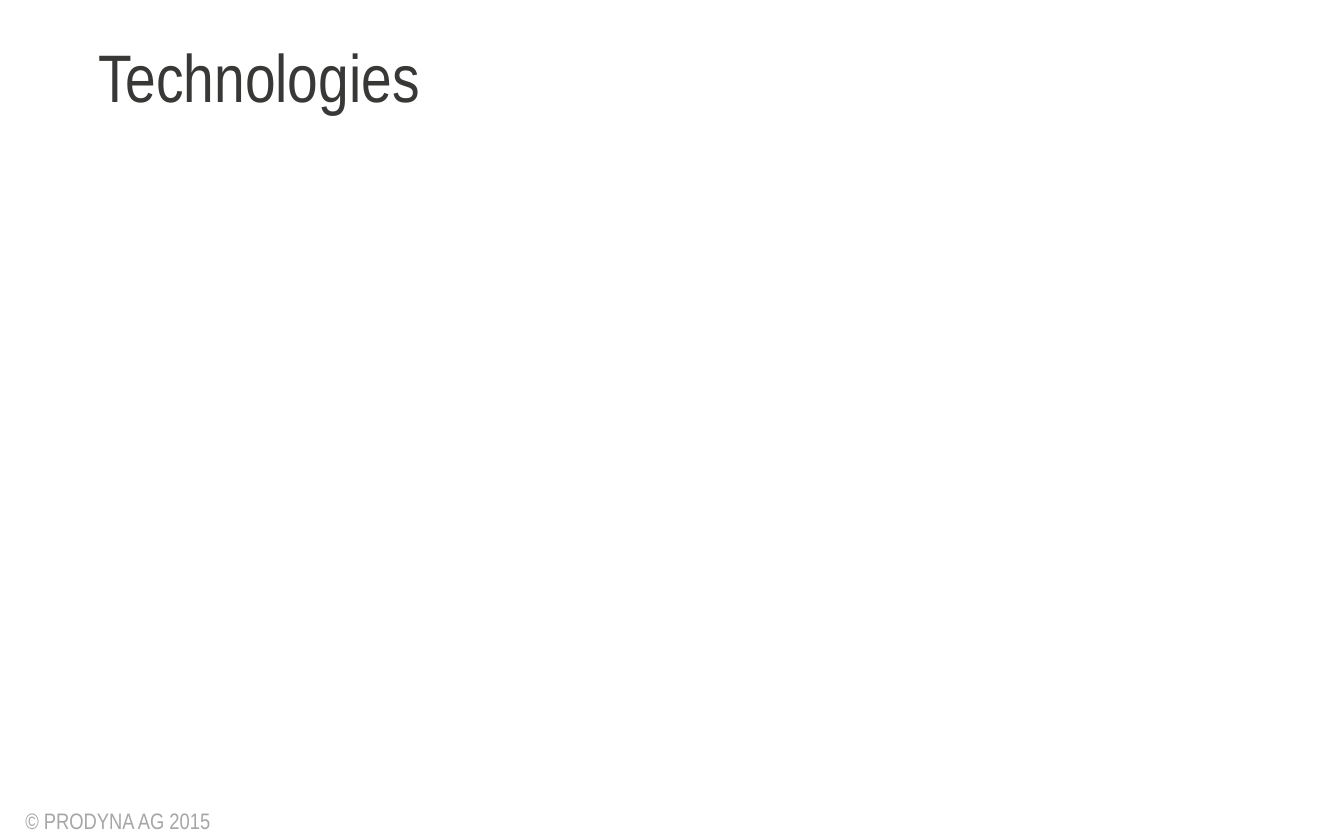
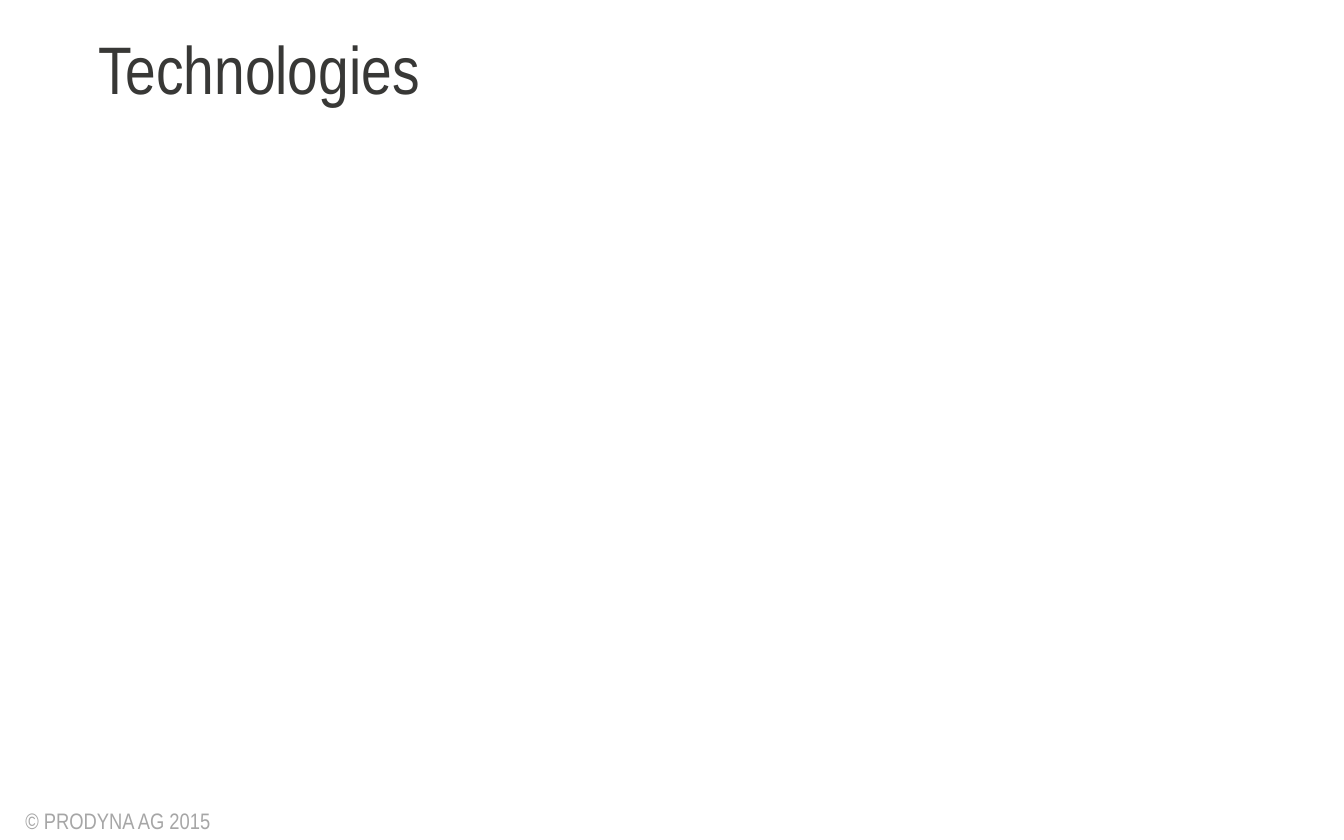
Before and after one commit to BGligorijevic/pac-slides, a slide deck: slide 6 of PAC-presentation.pptx. Drawn at 1344x840 pixels with LibreOffice and Linux fonts; fonts in the diff are those of the drawing; background and template pictures are left out. Boxes give left, top, right and bottom in pixels: in the first picture for what was removed or moved away, otherwise in the second. Text is boxed around its words. In the diff, an @@ line names an element or a change of style, - is before the commit and + after.

```diff
--- a/PAC-presentation.pptx
+++ b/PAC-presentation.pptx
@@ text "Technologies": place and size @@
-text "Technologies" at (98, 53, 419, 115)
+text "Technologies" at (98, 45, 419, 107)
```
Also in this commit, not shown: 7 other slides changed, 1 slide added.
